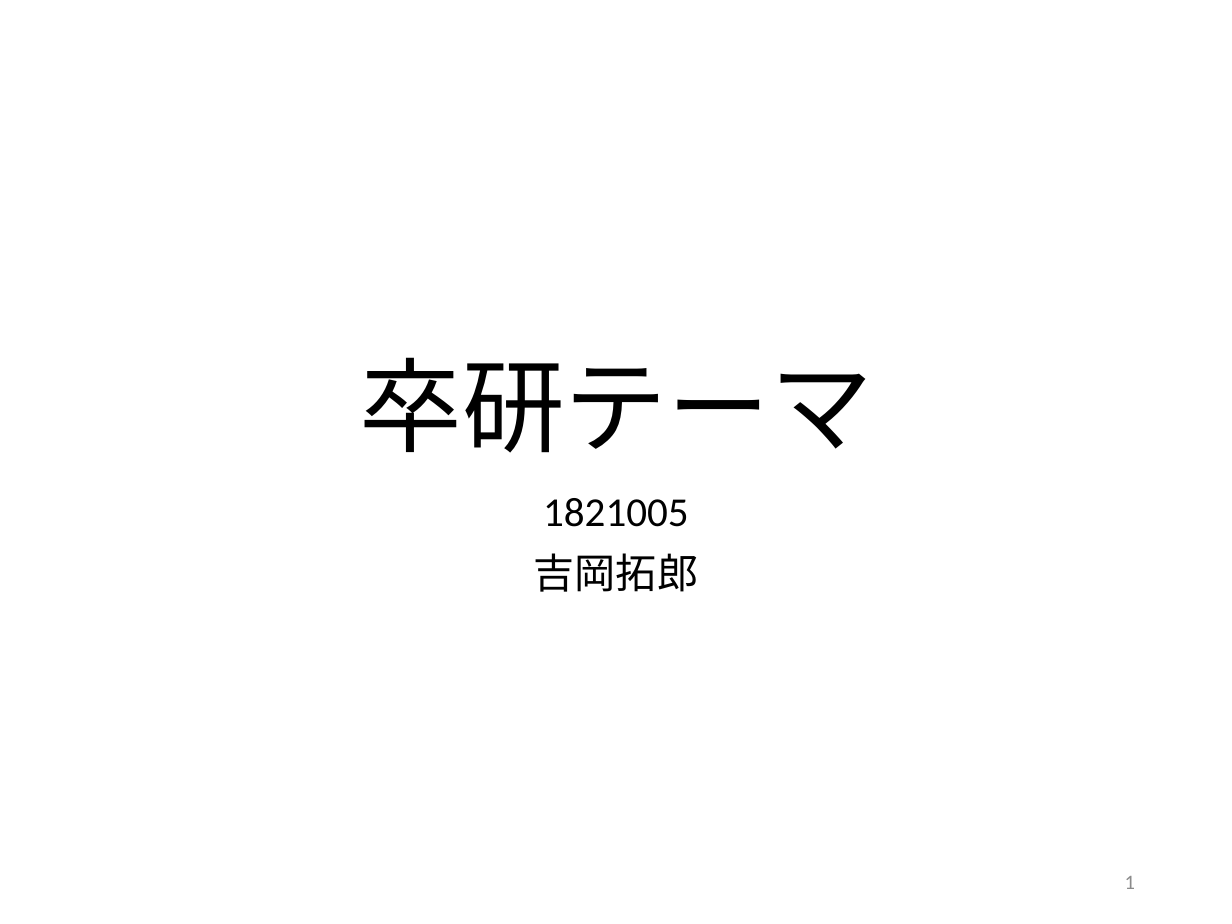
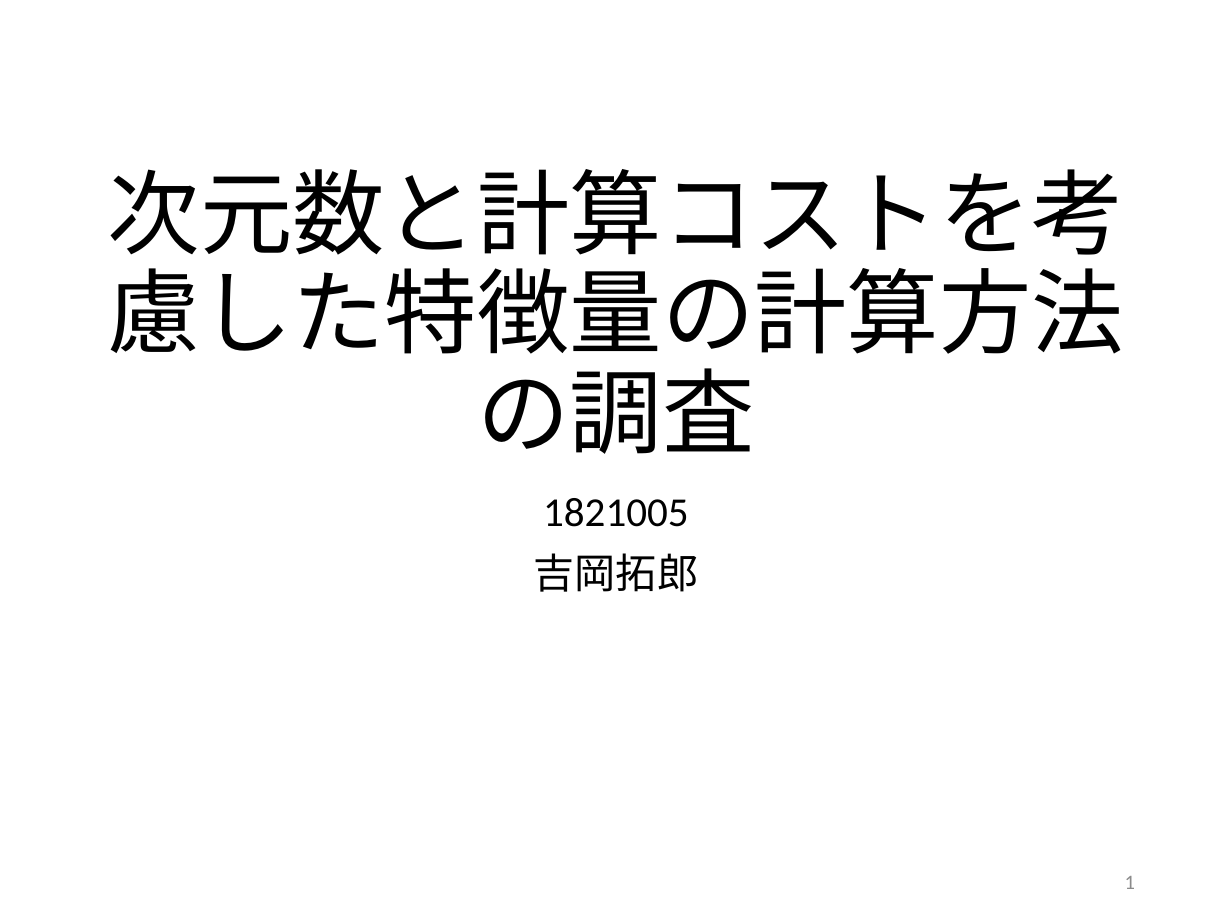
Before and after one commit to kait-takanolab/1821005-yoshioka-thesis, a slide deck: slide 1 of 1821005_yoshioka_sotuken.pptx. Drawn at 1232x924 pixels with LibreOffice and Linux fonts; fonts in the diff are those of the drawing. Boxes give left, top, right and bottom in pixels: in the first picture for what was removed or moved away, otherwise in the second. Text is boxed around its words. In the diff, an @@ line names an element or a change of style, - is before the commit and + after.

```diff
--- a/1821005_yoshioka_sotuken.pptx
+++ b/1821005_yoshioka_sotuken.pptx
@@ title at (108,169,1124,454): text changed; size 60 to 54 pt @@
-卒研テーマ
+次元数と計算コストを考慮した特徴量の計算方法の調査
```
Also in this commit, not shown: 3 other slides changed, 2 slides added, 2 slides removed.
